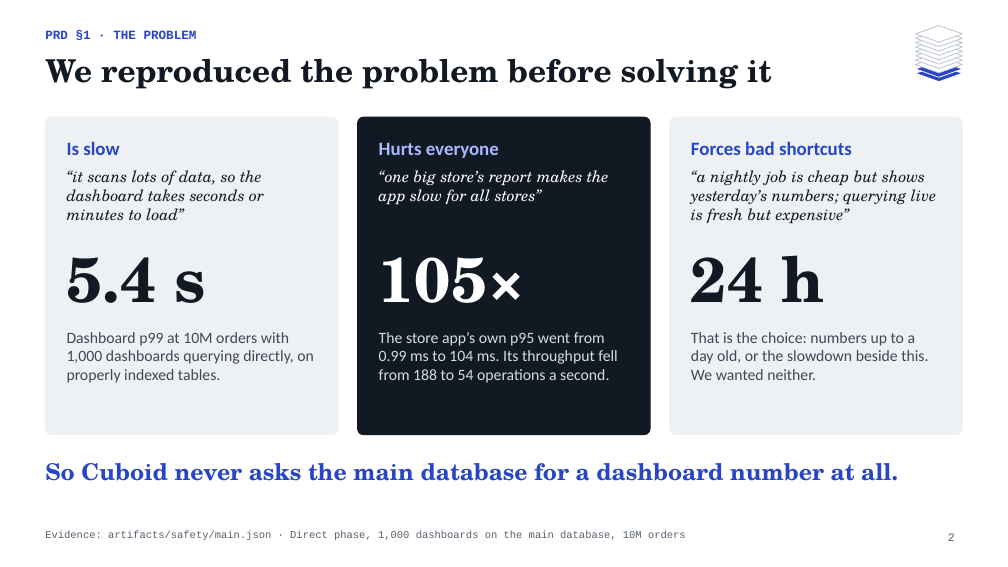
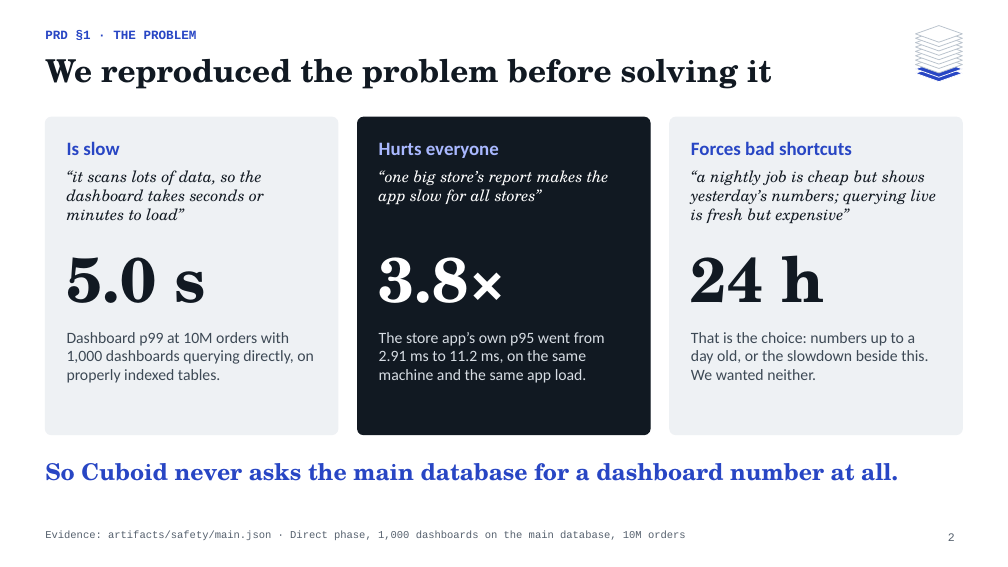
Before and after one commit to WarHawkADI/cuboid, a slide deck: slide 2 of docs/Cuboid_Final_Deck.pptx. Drawn at 1008x567 pixels with LibreOffice and Linux fonts; fonts in the diff are those of the drawing. Boxes give left, top, right and bottom in pixels: in the first picture for what was removed or moved away, otherwise in the second. Text is boxed around its words. In the diff, an @@ line names an element or a change of style, - is before the commit and + after.

```diff
--- a/docs/Cuboid_Final_Deck.pptx
+++ b/docs/Cuboid_Final_Deck.pptx
@@ text at (67, 257, 206, 303): text changed @@
-5.4 s
+5.0 s
@@ text at (379, 257, 507, 303): text changed @@
-105×
+3.8×
@@ text at (379, 332, 605, 383): text changed @@
-The store app’s own p95 went from 0.99 ms to 104 ms. Its throughput fell from 188 to 54 operations a second.
+The store app’s own p95 went from 2.91 ms to 11.2 ms, on the same machine and the same app load.
```
Also in this commit, not shown: 7 other slides changed, 1 other file.
